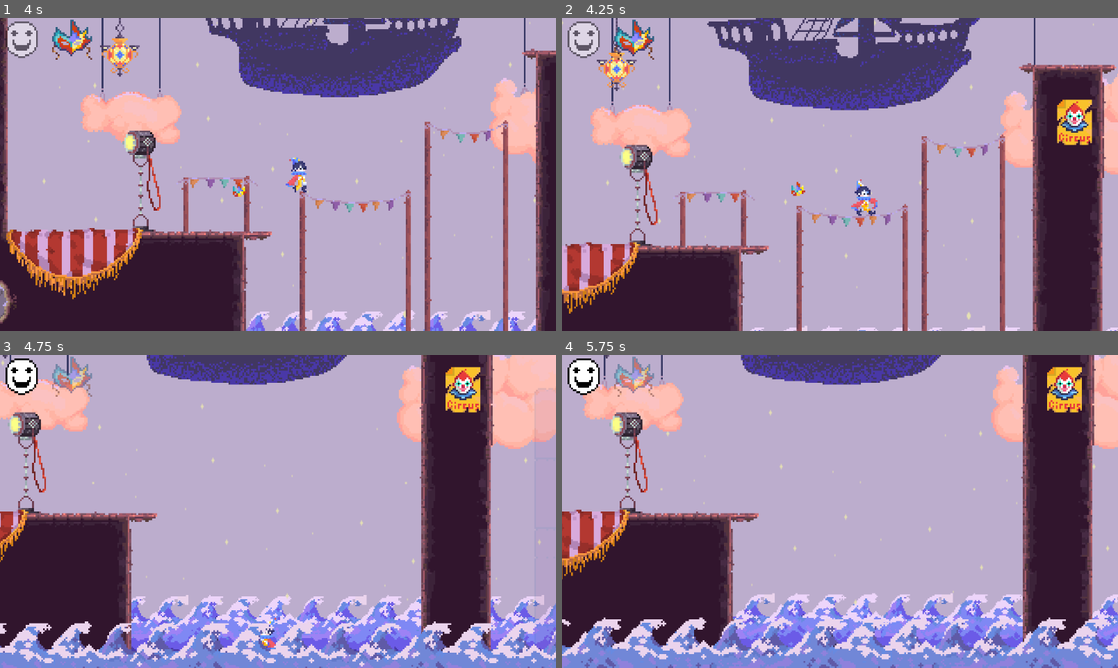
Above: before the commit, frames 1-4 (two rows, left to right).
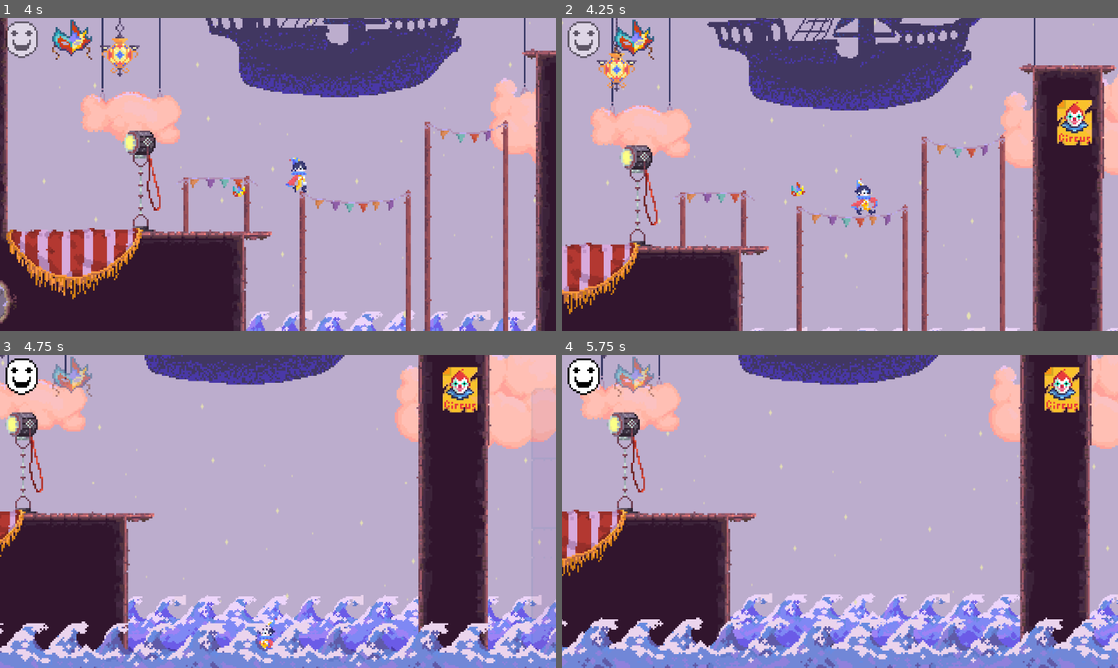
Above: after the commit, the same moments.

Repository: MicroFrogStudios/GGJ2026
Game: Godot game, scene res://scenes/empty_scene.tscn
The game is run twice, just before and just after one commit, with the same random seed, the same clock (stepped at 60 frames per second) and the same inputs. Sound files missing from this copy of the repository are replaced by a short silence.
Inputs:
- Up to frame 1 (4 s): hold 1 (gotomask1) 0.53-1.28 s; hold D (move_right) 0.53-2.03 s; tap Space (jump) at 0.77, 1.52, 3.02, 3.77 s; tap 2 (gotomask2) at 1.35 s; hold A (move_left) 2.03-2.78 s; hold 3 (gotomask3) 2.03-2.78 s; hold D (move_right) from 2.78 s (still down); tap 4 (gotomask4) at 2.85 s; hold E (next_mask) from 3.53 s (still down)
- Up to frame 2 (4.25 s): keep holding D (move_right); keep holding E (next_mask)
- Up to frame 3 (4.75 s): release D (move_right) at 4.28 s; release E (next_mask) at 4.28 s; hold A (move_left) from 4.28 s (still down); tap Q (prev_mask) at 4.35 s; tap Space (jump) at 4.52 s
- Up to frame 4 (5.75 s): release A (move_left) at 5.03 s; hold D (move_right) from 5.03 s (still down); hold 1 (gotomask1) from 5.03 s (still down)

Frame 1 is identical in both runs. In frame 2, 2.7% of the frame differs, in the area x 0-100%, y 0-100%; in frame 3, 14%; in frame 4, 14%.

Commit message:
Improve banner physics

Diff:
--- a/resources/tilesets/CarlosTileset.tres
+++ b/resources/tilesets/CarlosTileset.tres
@@ -752,7 +752,7 @@
 17:14/0 = 0
 17:13/0 = 0
 17:12/0 = 0
-17:12/0/physics_layer_0/polygon_0/points = PackedVector2Array(-4, 0.02773714, 4, 0.02773714, 4, 1.7474513, -4, 1.8029256)
+17:12/0/physics_layer_0/polygon_0/points = PackedVector2Array(-0.8598566, -1.3036542, 4, 0.02773714, 4, 1.7474513, -0.91533136, 1.8029256)
 17:12/0/physics_layer_0/polygon_0/one_way = true
 17:12/0/physics_layer_0/polygon_0/one_way_margin = 15.0
 17:11/0 = 0
@@ -788,35 +788,36 @@
 23:11/0 = 0
 24:11/0 = 0
 24:12/0 = 0
-24:12/0/physics_layer_0/polygon_0/points = PackedVector2Array(-4, 0.02773714, 4, 0.02773714, 4, 1.7474513, -4, 1.8029256)
+24:12/0/physics_layer_0/polygon_0/points = PackedVector2Array(0.8598566, -1.3036542, -4, 0.02773714, -4, 1.7474513, 0.91533136, 1.8029256)
 24:12/0/physics_layer_0/polygon_0/one_way = true
 24:12/0/physics_layer_0/polygon_0/one_way_margin = 15.0
 24:13/0 = 0
 24:14/0 = 0
 24:15/0 = 0
 18:12/0 = 0
-18:12/0/physics_layer_0/polygon_0/points = PackedVector2Array(-4, 0.0832119, 4, 0.02773714, 4, 2.5795703, -4, 2.6350455)
+18:12/0/physics_layer_0/polygon_0/points = PackedVector2Array(-4, 0.02773714, 4, 0.91533136, 4, 2.8569436, -4, 1.8029256)
 18:12/0/physics_layer_0/polygon_0/one_way = true
 18:12/0/physics_layer_0/polygon_0/one_way_margin = 15.0
 19:12/0 = 0
-19:12/0/physics_layer_0/polygon_0/points = PackedVector2Array(-4, 1.0262809, 4, 1.0817552, 4, 1.8584008, -4, 2.0248246)
+19:12/0/physics_layer_0/polygon_0/points = PackedVector2Array(-4, 0.8043823, 4, 0.8043823, 4, 2.8014693, -4, 2.8014693)
 19:12/0/physics_layer_0/polygon_0/one_way = true
 19:12/0/physics_layer_0/polygon_0/one_way_margin = 15.0
 20:12/0 = 0
-20:12/0/physics_layer_0/polygon_0/points = PackedVector2Array(-4.4657087, 1.9138751, 4, 1.7474513, 4, 2.6905198, -4, 2.8014693)
+20:12/0/physics_layer_0/polygon_0/points = PackedVector2Array(-4, 1.0262809, 4, 1.0817552, 4, 3.3007407, -4, 3.2452664)
 20:12/0/physics_layer_0/polygon_0/one_way = true
 20:12/0/physics_layer_0/polygon_0/one_way_margin = 15.0
 21:12/0 = 0
-21:12/0/physics_layer_0/polygon_0/points = PackedVector2Array(-4.4657087, 1.9138751, 4, 1.7474513, 4, 2.6905198, -4, 2.8014693)
+21:12/0/physics_layer_0/polygon_0/points = PackedVector2Array(-4, 1.0262809, 4, 1.0817552, 4, 3.3007407, -4, 3.2452664)
 21:12/0/physics_layer_0/polygon_0/one_way = true
 21:12/0/physics_layer_0/polygon_0/one_way_margin = 15.0
 22:12/0 = 0
-22:12/0/physics_layer_0/polygon_0/points = PackedVector2Array(-4, 1.0262809, 4, 1.0817552, 4, 1.8584008, -4, 2.0248246)
+22:12/0/physics_layer_0/polygon_0/points = PackedVector2Array(-4, 0.8043823, 4, 0.8043823, 4, 2.8014693, -4, 2.8014693)
 22:12/0/physics_layer_0/polygon_0/one_way = true
 22:12/0/physics_layer_0/polygon_0/one_way_margin = 15.0
 23:12/0 = 0
-23:12/0/physics_layer_0/polygon_0/points = PackedVector2Array(-4, 0.0832119, 4, 0.02773714, 4, 2.5795703, -4, 2.6350455)
+23:12/0/physics_layer_0/polygon_0/points = PackedVector2Array(4, 0.02773714, -4, 0.91533136, -4, 2.8569436, 4, 1.8029256)
 23:12/0/physics_layer_0/polygon_0/one_way = true
+23:12/0/physics_layer_0/polygon_0/one_way_margin = 15.0
 9:3/0 = 0
 10:3/0 = 0
 10:3/0/physics_layer_0/polygon_0/points = PackedVector2Array(-4, -4, 4, -4, 4, 4, -4, 4)
